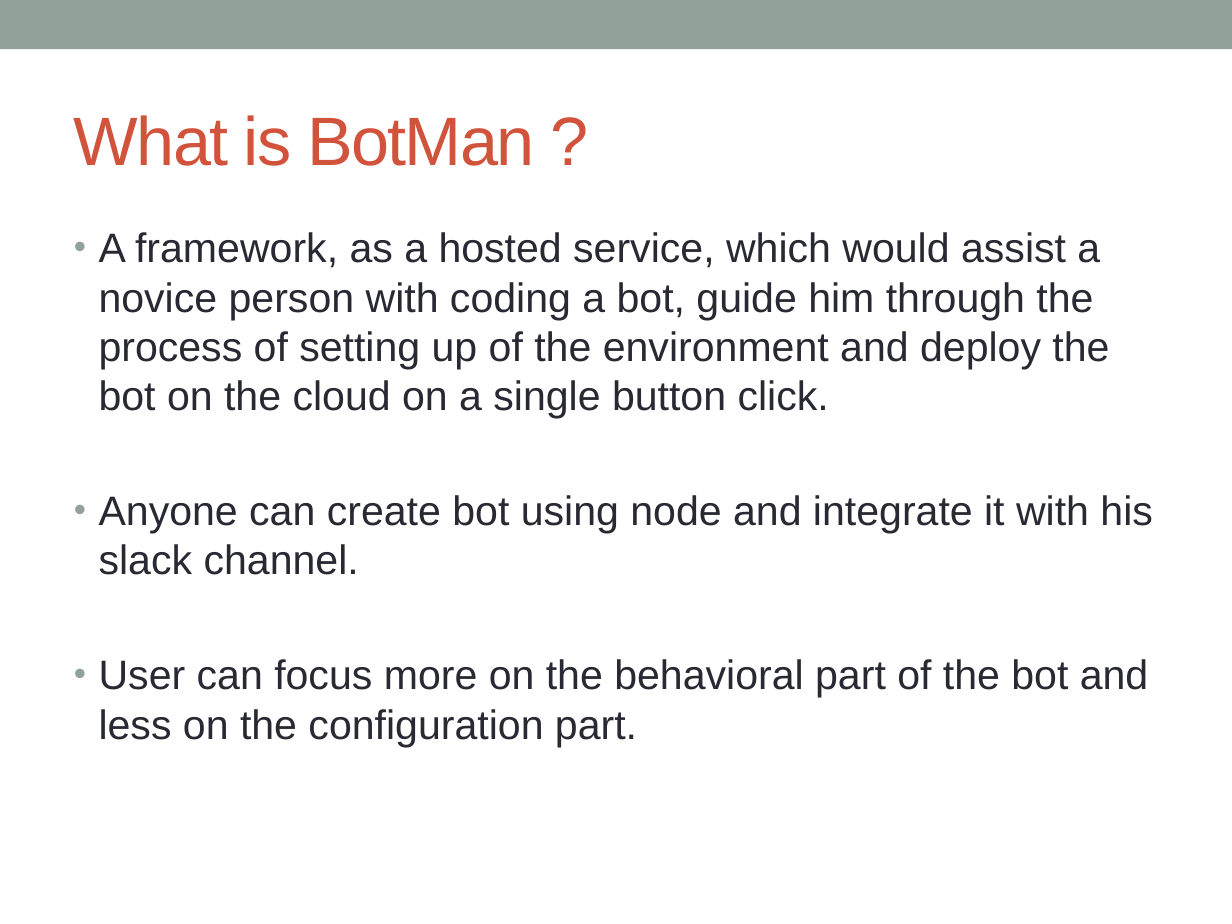
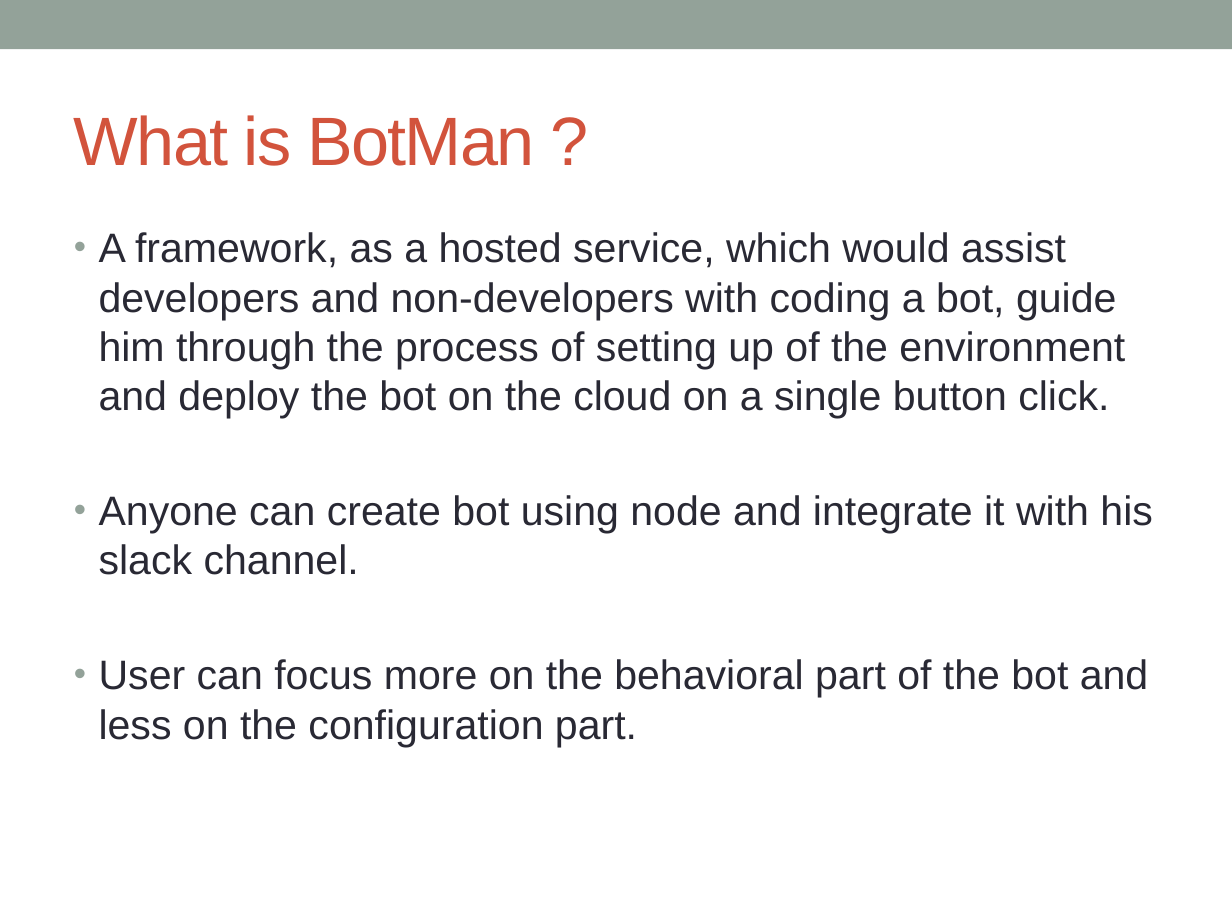
Before and after one commit to SJSU272Lab/Botman, a slide deck: slide 2 of Documents/Presentation.pptx. Drawn at 1232x924 pixels with LibreOffice and Linux fonts; fonts in the diff are those of the drawing. Boxes give left, top, right and bottom in pixels: in the first picture for what was removed or moved away, otherwise in the second. Text is boxed around its words. In the diff, an @@ line names an element or a change of style, - is before the commit and + after.

Commit message:
final

```diff
--- a/Documents/Presentation.pptx
+++ b/Documents/Presentation.pptx
@@ text at [99, 232, 1125, 419]: text changed @@
-• A framework, as a hosted service, which would assist a novice person with coding a bot, guide him through the process of setting up of the environment and deploy the bot on the cloud on a single button click.
+• A framework, as a hosted service, which would assist developers and non-developers with coding a bot, guide him through the process of setting up of the environment and deploy the bot on the cloud on a single button click.
```
Also in this commit, not shown: 2 other slides changed, 2 slides added.
